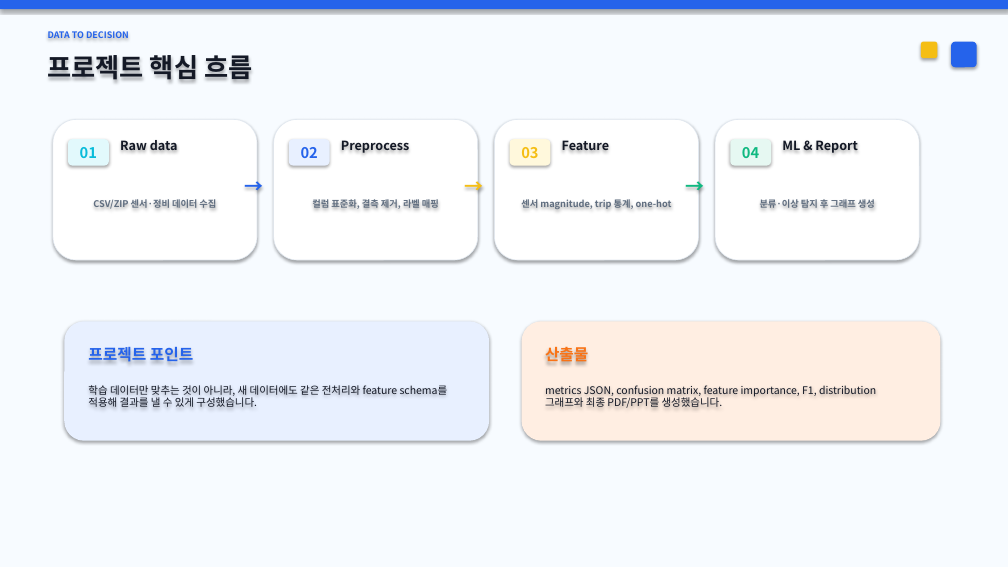
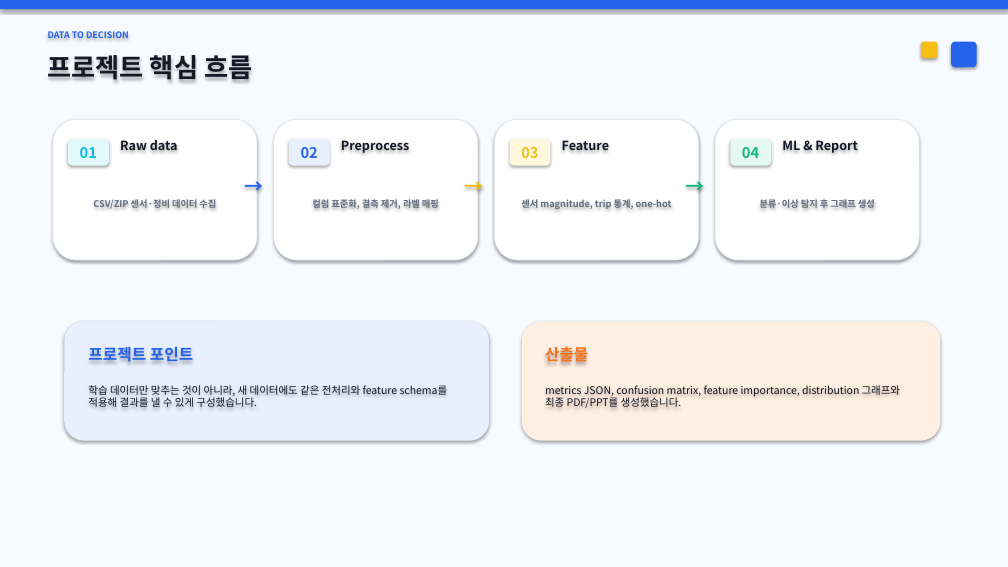
Before and after one commit to KweonTJ/Machine_Learning_Project, a slide deck: slide 2 of reports/final_project_presentation.pptx. Drawn at 1008x567 pixels with LibreOffice and Linux fonts; fonts in the diff are those of the drawing. Boxes give left, top, right and bottom in pixels: in the first picture for what was removed or moved away, otherwise in the second. Text is boxed around its words. In the diff, an @@ line names an element or a change of style, - is before the commit and + after.

```diff
--- a/reports/final_project_presentation.pptx
+++ b/reports/final_project_presentation.pptx
@@ text at bbox=[545, 385, 901, 408]: text changed @@
-metrics JSON, confusion matrix, feature importance, F1, distribution 그래프와 최종 PDF/PPT를 생성했습니다.
+metrics JSON, confusion matrix, feature importance, distribution 그래프와 최종 PDF/PPT를 생성했습니다.
```
Also in this commit, not shown: 6 other slides changed, 2 slides removed, 22 other files.
